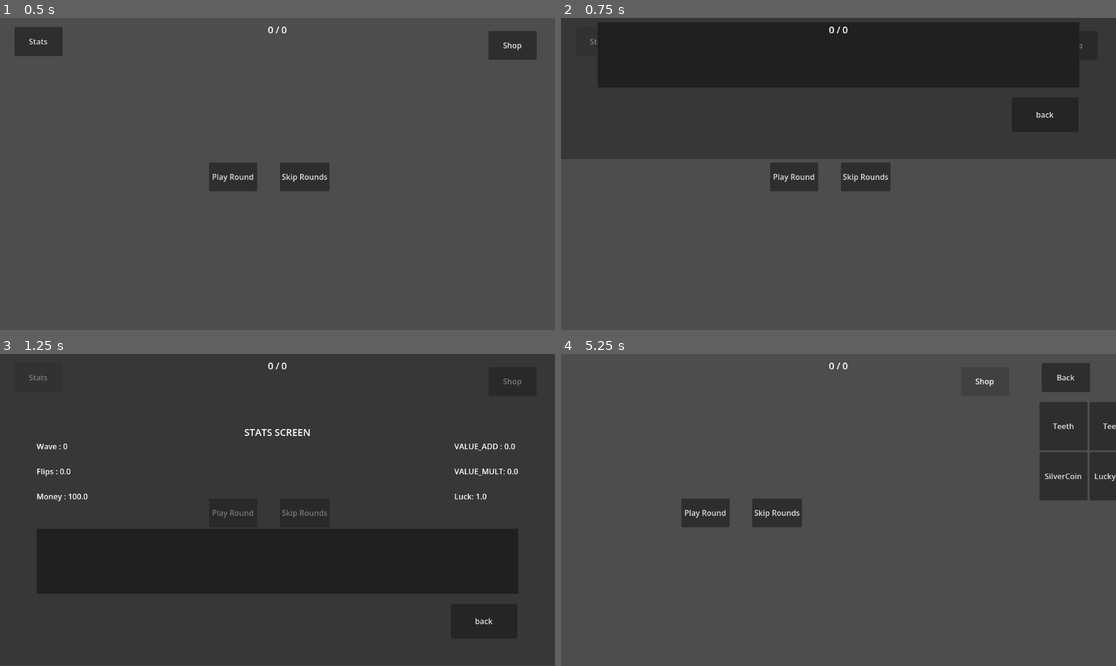
Above: before the commit, frames 1-4 (two rows, left to right).
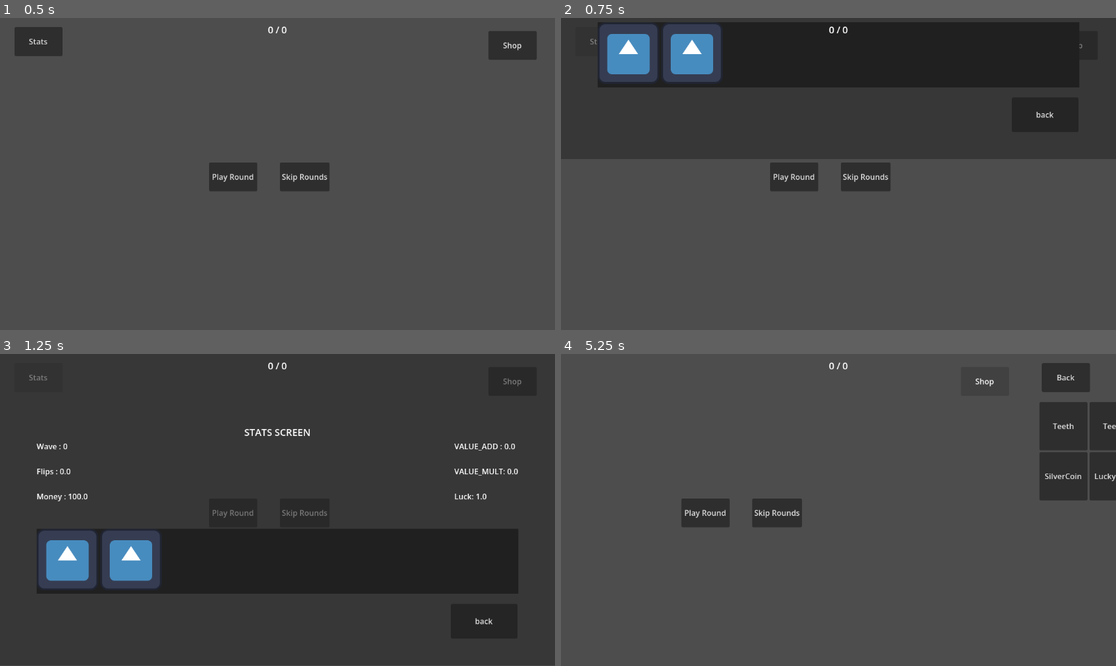
Above: after the commit, the same moments.

Repository: iceknith/Organ-Gambler-Full
Game: Godot game, scene res://src/game_scenes/main/main.tscn
The game is run twice, just before and just after one commit, with the same random seed, the same clock (stepped at 60 frames per second) and the same inputs. The engine's default icon, where the game draws it, is replaced by a stand-in: a white triangle on a blue panel in a dark square.
Inputs:
- Up to frame 1 (0.5 s): no input
- Up to frame 2 (0.75 s): click "Stats" at 0.5 s
- Up to frame 3 (1.25 s): no input
- Up to frame 4 (5.25 s): click "back" at 1.25 s; click "Play Round" at 2 s; click "Play Round" at 2.75 s; click "Skip Rounds" at 3.5 s; click "Skip Rounds" at 4.25 s; click "Shop" at 5 s

Frame 1 is identical in both runs. In frame 2, 3.8% of the frame differs, in the area x 6-29%, y 2-21%; in frame 3, 3.9%, in the area x 6-29%, y 56-76%; in frame 4, nothing differs.

Commit message:
quick bug fix

Diff:
--- a/src/game_scenes/main/main.tscn
+++ b/src/game_scenes/main/main.tscn
@@ -14,19 +14,19 @@
 scene = ExtResource("3_fjtip")
 metadata/_custom_type_script = "uid://n5ob7nt03h06"
 
+[sub_resource type="Resource" id="Resource_r5ffl"]
+script = ExtResource("4_6wpp0")
+transition_direction = Vector2(0, 1)
+scene = ExtResource("6_6wpp0")
+transition_duration = 0.5
+invert_transition_duration = 0.5
+metadata/_custom_type_script = "uid://n5ob7nt03h06"
+
 [sub_resource type="Resource" id="Resource_qih35"]
 script = ExtResource("4_6wpp0")
 transition_direction = Vector2(1, 0)
 scene = ExtResource("5_6wpp0")
 type = 1
-transition_duration = 0.5
-invert_transition_duration = 0.5
-metadata/_custom_type_script = "uid://n5ob7nt03h06"
-
-[sub_resource type="Resource" id="Resource_r5ffl"]
-script = ExtResource("4_6wpp0")
-transition_direction = Vector2(0, 1)
-scene = ExtResource("6_6wpp0")
 transition_duration = 0.5
 invert_transition_duration = 0.5
 metadata/_custom_type_script = "uid://n5ob7nt03h06"
@@ -42,7 +42,7 @@
 invert_transition_duration = 0.2
 metadata/_custom_type_script = "uid://n5ob7nt03h06"
 
-[node name="Main" type="Node"]
+[node name="Main" type="Node" unique_id=1687265917]
 script = ExtResource("1_b4anw")
 scenes = Dictionary[String, ExtResource("2_doc06")]({
 "hub": SubResource("Resource_010ik"),
@@ -52,6 +52,6 @@
 })
 firstScene = "hub"
 
-[node name="Overlay" parent="." instance=ExtResource("2_3j4ov")]
+[node name="Overlay" parent="." unique_id=390156450 instance=ExtResource("2_3j4ov")]
 
-[node name="GameScenes" type="Node" parent="."]
+[node name="GameScenes" type="Node" parent="." unique_id=2059209114]
--- a/src/game_scenes/shop/shop_items/shop_item.gd
+++ b/src/game_scenes/shop/shop_items/shop_item.gd
@@ -20,7 +20,6 @@
 	$Button.pressed.connect(try_to_buy)
 	cost_change.connect(load_cost)
 
-
 func load_cost(new_cost:float) -> void:
 	tooltip3 = str(new_cost) + "$"
 	$Button.tooltip_text = "{0}\n{1}\n{2}".format([tooltip1, tooltip2, tooltip3])
--- a/src/game_scenes/stats/organ_display_container.gd
+++ b/src/game_scenes/stats/organ_display_container.gd
@@ -2,7 +2,8 @@
 
 
 func _ready():
-	call_deferred("load_organs")
+	await get_tree().process_frame
+	load_organs()
 
 func load_organs() -> void:
 	var image:TextureRect
--- a/src/game_scenes/stats/stats.gd
+++ b/src/game_scenes/stats/stats.gd
@@ -40,5 +40,5 @@
 func _on_money_changed()->void:
 	refresh()
 
-func _refresh_organ()->void:
+func _refresh_organ(_organ_changed:Organ=null)->void:
 	organs_container.load_organs()
--- a/src/game_scenes/stats/stats.tscn
+++ b/src/game_scenes/stats/stats.tscn
@@ -1,10 +1,10 @@
-[gd_scene load_steps=4 format=3 uid="uid://jb4fav4bu744"]
+[gd_scene format=3 uid="uid://jb4fav4bu744"]
 
 [ext_resource type="Script" uid="uid://vbeqtub1cxud" path="res://src/game_scenes/stats/stats.gd" id="1_habpo"]
 [ext_resource type="Texture2D" uid="uid://bixpcax2l3df6" path="res://icon.svg" id="2_6o8qp"]
 [ext_resource type="Script" uid="uid://npxvdowu7rtg" path="res://src/game_scenes/stats/organ_display_container.gd" id="2_plk11"]
 
-[node name="Stats" type="Control"]
+[node name="Stats" type="Control" unique_id=1633799640]
 layout_mode = 3
 anchors_preset = 15
 anchor_right = 1.0
@@ -13,7 +13,7 @@
 grow_vertical = 2
 script = ExtResource("1_habpo")
 
-[node name="background" type="ColorRect" parent="."]
+[node name="background" type="ColorRect" parent="." unique_id=460006096]
 layout_mode = 1
 anchors_preset = 15
 anchor_right = 1.0
@@ -23,7 +23,7 @@
 color = Color(0.14901961, 0.14901961, 0.14901961, 0.5568628)
 metadata/_edit_use_anchors_ = true
 
-[node name="VBoxContainer" type="VBoxContainer" parent="."]
+[node name="VBoxContainer" type="VBoxContainer" parent="." unique_id=2146326725]
 layout_mode = 1
 anchors_preset = 8
 anchor_left = 0.5
@@ -37,16 +37,16 @@
 grow_horizontal = 2
 grow_vertical = 2
 
-[node name="title" type="Label" parent="VBoxContainer"]
+[node name="title" type="Label" parent="VBoxContainer" unique_id=340292656]
 layout_mode = 2
 theme_override_font_sizes/font_size = 20
 text = "STATS SCREEN"
 horizontal_alignment = 1
 
-[node name="HBoxContainer" type="HBoxContainer" parent="VBoxContainer"]
+[node name="HBoxContainer" type="HBoxContainer" parent="VBoxContainer" unique_id=220997265]
 layout_mode = 2
 
-[node name="Label1" type="Label" parent="VBoxContainer/HBoxContainer"]
+[node name="Label1" type="Label" parent="VBoxContainer/HBoxContainer" unique_id=847922978]
 layout_mode = 2
 size_flags_horizontal = 2
 size_flags_vertical = 0
@@ -57,7 +57,7 @@
 Money : $Money
 "
 
-[node name="Label2" type="Label" parent="VBoxContainer/HBoxContainer"]
+[node name="Label2" type="Label" parent="VBoxContainer/HBoxContainer" unique_id=2092522380]
 layout_mode = 2
 size_flags_horizontal = 10
 size_flags_vertical = 0
@@ -69,30 +69,30 @@
 
 "
 
-[node name="ScrollContainer" type="ScrollContainer" parent="VBoxContainer"]
+[node name="ScrollContainer" type="ScrollContainer" parent="VBoxContainer" unique_id=1354315263]
 layout_mode = 2
 size_flags_vertical = 3
 
-[node name="ColorRect" type="ColorRect" parent="VBoxContainer/ScrollContainer"]
+[node name="ColorRect" type="ColorRect" parent="VBoxContainer/ScrollContainer" unique_id=806536200]
 layout_mode = 2
 size_flags_horizontal = 3
 size_flags_vertical = 3
 color = Color(0.12591085, 0.12591085, 0.12591082, 1)
 
-[node name="MarginContainer" type="MarginContainer" parent="VBoxContainer/ScrollContainer"]
+[node name="MarginContainer" type="MarginContainer" parent="VBoxContainer/ScrollContainer" unique_id=1797917767]
 layout_mode = 2
 size_flags_horizontal = 3
 
-[node name="OrgansContainer" type="GridContainer" parent="VBoxContainer/ScrollContainer/MarginContainer"]
+[node name="OrgansContainer" type="GridContainer" parent="VBoxContainer/ScrollContainer/MarginContainer" unique_id=639495112]
 layout_mode = 2
 columns = 7
 script = ExtResource("2_plk11")
 
-[node name="TextureRect" type="TextureRect" parent="VBoxContainer/ScrollContainer/MarginContainer/OrgansContainer"]
+[node name="TextureRect" type="TextureRect" parent="VBoxContainer/ScrollContainer/MarginContainer/OrgansContainer" unique_id=1128053198]
 layout_mode = 2
 texture = ExtResource("2_6o8qp")
 
-[node name="Back" type="Button" parent="."]
+[node name="Back" type="Button" parent="." unique_id=1706379004]
 layout_mode = 1
 anchors_preset = 3
 anchor_left = 1.0
--- a/src/objects/organs/organLoader.tscn
+++ b/src/objects/organs/organLoader.tscn
@@ -1,8 +1,8 @@
-[gd_scene load_steps=2 format=3 uid="uid://cvb6oj2rq3ixl"]
+[gd_scene format=3 uid="uid://cvb6oj2rq3ixl"]
 
 [ext_resource type="Script" uid="uid://dlmavypl77va6" path="res://src/objects/objectLoader.gd" id="1_mrv84"]
 
-[node name="OrganLoader" type="Node"]
+[node name="OrganLoader" type="Node" unique_id=1219094541]
 script = ExtResource("1_mrv84")
 path = "res://src/objects/organs/list/"
 metadata/_custom_type_script = "uid://dlmavypl77va6"
--- a/src/player/player.gd
+++ b/src/player/player.gd
@@ -36,7 +36,7 @@
 ]
 var coins:Array[Coin]
 
-###---Signals---#
+###---Signals---###
 signal money_change(new_money_count:float)
 signal organ_added(organ:Organ)
 signal organ_removed(organ:Organ)
Not shown: 1 places in src/game_scenes/main/main.tscn that only renumber resources
Not shown: 1 places in src/objects/bonuses/list/simpleBonus1.tres that only renumber resources
Not shown: 1 places in src/objects/bonuses/list/simpleBonus2.tres that only renumber resources
Not shown: 1 places in src/objects/organs/list/hand.tres that only renumber resources
Not shown: 1 places in src/objects/organs/list/hand_debug.tres that only renumber resources
Not shown: 1 places in src/objects/organs/list/leg.tres that only renumber resources
Not shown: 1 places in src/objects/organs/list/teeth.tres that only renumber resources
